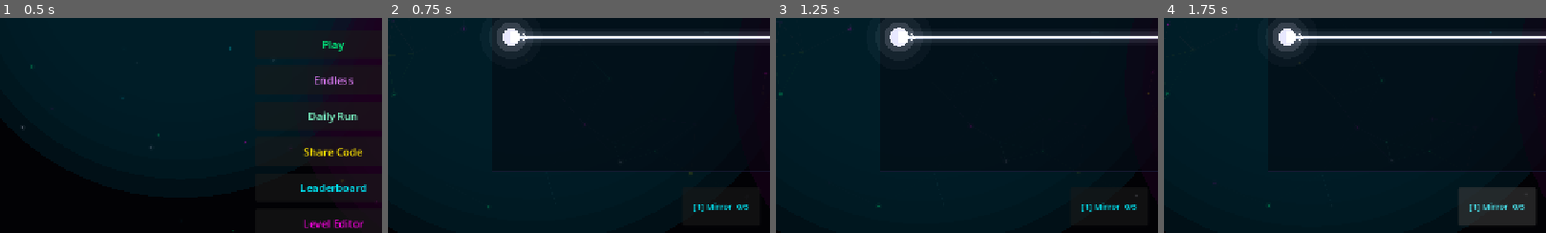
Above: before the commit, frames 1-4 (left to right).
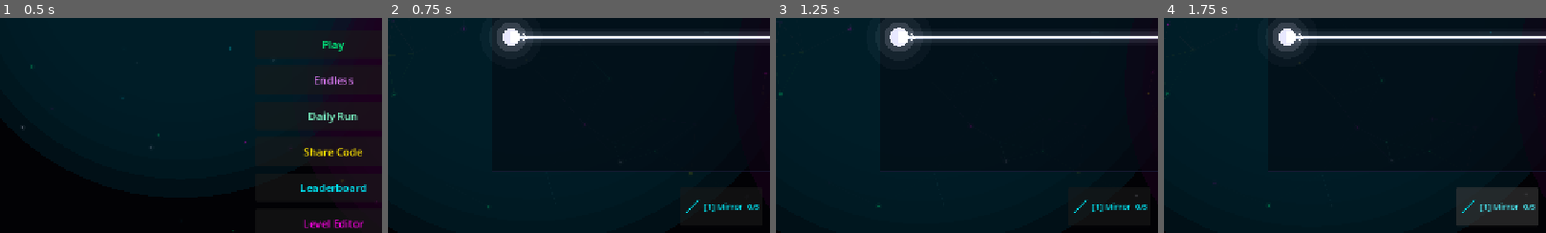
Above: after the commit, the same moments.

Repository: TheIanM/lumatical
Game: Godot game, scene res://scenes/MainMenu.tscn
The game is run twice, just before and just after one commit, with the same random seed, the same clock (stepped at 60 frames per second) and the same inputs.
Inputs:
- Up to frame 1 (0.5 s): no input
- Up to frame 2 (0.75 s): click "Daily Run" at 0.5 s
- Up to frame 3 (1.25 s): no input
- Up to frame 4 (1.75 s): click "[1] Mirror 0/5" at 1.25 s
The pictures show only the part of the screen within x 6-56%, y 50-100%; the shares and areas given below are measured in that part.

Frame 1 is identical in both runs. In frame 2, 0.5% of the frame differs, in the area x 77-98%, y 84-91%; in frame 3, 0.5%; in frame 4, 0.5%, in the area x 76-98%, y 78-97%.

Commit message:
Add vector tool icons for UI buttons
Created ToolIcons — a reusable system for generating programmatic
vector icons for every game element. Icons are drawn pixel-by-pixel
onto 32×32 ImageTextures using the same visual language as the grid
elements.

Icon shapes (matching their grid rendering):
- Mirror: diagonal line (/)
- Prism: triangle outline with fill
- Filter: vertical rectangle (slab)
- Splitter: diamond outline
- Lens: double-arc (convex shape)
- Refractor: square outline with CW arrow
- Teleporter: concentric rings
- Source: filled circle
- Target: ring with center dot
- Blocker: dark square
- Shadow block: hexagon
- Chromatic shade: ring with tinted fill
- Null emitter: dark circle with dark ring

Wired into both game and roguelike toolbelt buttons — each tool button
now shows its vector icon alongside the name and count.

All icons use the same neon palette colors as the grid elements, so
the visual language is consistent between gameplay and UI.

Diff:
--- a/src/main.gd
+++ b/src/main.gd
@@ -632,6 +632,7 @@
 var _tool_buttons: Array = []
 
 const TOOL_NAMES := ["Mirror", "Prism", "Filter", "Splitter", "Lens", "Refractor", "Teleport"]
+const TOOL_TYPES := ["mirror", "prism", "filter", "splitter", "lens", "refractor", "teleporter"]
 const TOOL_COLORS := [
 	Color(0.0, 0.94, 1.0),   # Mirror — cyan
 	Color(1.0, 0.0, 0.9),    # Prism — magenta
@@ -745,6 +746,10 @@
 		btn.text = "[%d] %s" % [i + 1, TOOL_NAMES[i]]
 		btn.custom_minimum_size = Vector2(140, 56)
 		btn.add_theme_font_size_override("font_size", 16)
+		# Set vector icon
+		var icon_tex := ToolIcons.get_icon(TOOL_TYPES[i], TOOL_COLORS[i])
+		btn.icon = icon_tex
+		btn.icon_alignment = HORIZONTAL_ALIGNMENT_LEFT
 		btn.pressed.connect(_on_toolbelt_button.bind(i))
 		_toolbelt.add_child(btn)
 		_tool_buttons.append(btn)
--- a/src/roguelike.gd
+++ b/src/roguelike.gd
@@ -399,11 +399,13 @@
 	# Only show tools the player has in inventory
 	for i in range(TOOL_KEYS.size()):
 		var ttype: String = TOOL_KEYS[i]
-		var count: int = _inventory.get(ttype, 0)
 		var btn := Button.new()
 		btn.text = "[%d] %s" % [i + 1, TOOL_NAMES[i]]
 		btn.custom_minimum_size = Vector2(130, 56)
 		btn.add_theme_font_size_override("font_size", 14)
+		var icon_tex := ToolIcons.get_icon(ttype, TOOL_COLORS[i])
+		btn.icon = icon_tex
+		btn.icon_alignment = HORIZONTAL_ALIGNMENT_LEFT
 		btn.pressed.connect(_on_toolbelt_button.bind(i))
 		_toolbelt.add_child(btn)
 		_tool_buttons.append({"btn": btn, "type": ttype})
--- /dev/null
+++ b/src/tool_icons.gd
@@ -0,0 +1,224 @@
+class_name ToolIcons
+extends RefCounted
+
+## Vector-drawn tool icons for the UI.
+##
+## Each icon is drawn programmatically onto a small ImageTexture, so they
+## scale crisply at any resolution. Used by the toolbelt buttons and editor
+## palette to show a visual symbol alongside the tool name.
+
+const ICON_SIZE := 32
+
+## Generate an ImageTexture for the given tool type.
+static func get_icon(tool_type: String, color: Color) -> ImageTexture:
+	var img := Image.create(ICON_SIZE, ICON_SIZE, false, Image.FORMAT_RGBA8)
+	img.fill(Color(0, 0, 0, 0))
+
+	var center := Vector2(ICON_SIZE / 2.0, ICON_SIZE / 2.0)
+	var s := ICON_SIZE * 0.32
+
+	match tool_type:
+		"mirror":
+			_draw_line(img, center + Vector2(-s, s), center + Vector2(s, -s), color, 2.5)
+		"prism":
+			_draw_triangle(img, center, s, color)
+		"filter":
+			_draw_rect(img, center, s * 0.5, s * 1.6, color, true, 0.3)
+			_draw_rect(img, center, s * 0.5, s * 1.6, color, false, 1.5)
+		"splitter":
+			_draw_diamond(img, center, s, color)
+		"lens":
+			_draw_lens(img, center, s, color)
+		"refractor":
+			_draw_refractor(img, center, s, color)
+		"teleporter":
+			_draw_teleporter(img, center, s, color)
+		"source":
+			_draw_circle_filled(img, center, s * 0.6, color)
+		"target":
+			_draw_circle_outline(img, center, s * 0.8, color, 2.0)
+			_draw_circle_filled(img, center, s * 0.3, color)
+		"blocker":
+			_draw_square_filled(img, center, s * 1.2, Color(0.3, 0.3, 0.35))
+		"shadow_block":
+			_draw_hexagon(img, center, s, color)
+		"chromatic_shade":
+			_draw_circle_outline(img, center, s * 0.8, color, 2.0)
+			_draw_circle_filled(img, center, s * 0.5, Color(color.r, color.g, color.b, 0.3))
+		"null_emitter":
+			_draw_circle_filled(img, center, s * 0.5, Color(0.1, 0.0, 0.15))
+			_draw_circle_outline(img, center, s * 0.8, Color(0.3, 0.0, 0.4), 1.5)
+
+	return ImageTexture.create_from_image(img)
+
+
+# ── Drawing Primitives ─────────────────────────────────────────────────────────
+
+static func _set_pixel(img: Image, x: int, y: int, col: Color) -> void:
+	if x >= 0 and x < ICON_SIZE and y >= 0 and y < ICON_SIZE:
+		img.set_pixel(x, y, col)
+
+
+static func _blend_pixel(img: Image, x: float, y: float, col: Color, thickness: float) -> void:
+	var r := thickness * 0.5
+	for dx in range(-ceili(r), ceili(r) + 1):
+		for dy in range(-ceili(r), ceili(r) + 1):
+			if dx * dx + dy * dy <= r * r:
+				var px := int(x) + dx
+				var py := int(y) + dy
+				if px >= 0 and px < ICON_SIZE and py >= 0 and py < ICON_SIZE:
+					var existing: Color = img.get_pixel(px, py)
+					var blended := Color(
+						lerp(existing.r, col.r, col.a),
+						lerp(existing.g, col.g, col.a),
+						lerp(existing.b, col.b, col.a),
+						maxf(existing.a, col.a)
+					)
+					img.set_pixel(px, py, blended)
+
+
+static func _draw_line(img: Image, p1: Vector2, p2: Vector2, col: Color, thickness: float) -> void:
+	var dx := p2.x - p1.x
+	var dy := p2.y - p1.y
+	var steps := maxi(ceili(abs(dx)), ceili(abs(dy))) * 2
+	if steps == 0:
+		_blend_pixel(img, p1.x, p1.y, col, thickness)
+		return
+	for i in range(steps + 1):
+		var t := float(i) / steps
+		var x := p1.x + dx * t
+		var y := p1.y + dy * t
+		_blend_pixel(img, x, y, col, thickness)
+
+
+static func _draw_triangle(img: Image, center: Vector2, s: float, col: Color) -> void:
+	var pts := [
+		center + Vector2(0, -s),
+		center + Vector2(-s * 0.85, s * 0.6),
+		center + Vector2(s * 0.85, s * 0.6),
+	]
+	for i in range(3):
+		_draw_line(img, pts[i], pts[(i + 1) % 3], col, 2.0)
+	# Fill
+	_fill_polygon(img, pts, Color(col.r, col.g, col.b, 0.25))
+
+
+static func _draw_diamond(img: Image, center: Vector2, s: float, col: Color) -> void:
+	var pts := [
+		center + Vector2(0, -s),
+		center + Vector2(s, 0),
+		center + Vector2(0, s),
+		center + Vector2(-s, 0),
+	]
+	for i in range(4):
+		_draw_line(img, pts[i], pts[(i + 1) % 4], col, 2.0)
+	_fill_polygon(img, pts, Color(col.r, col.g, col.b, 0.2))
+
+
+static func _draw_lens(img: Image, center: Vector2, s: float, col: Color) -> void:
+	# Two arcs approximated as circles offset horizontally
+	var r := s * 0.9
+	_draw_arc_pts(img, center + Vector2(-s * 0.2, 0), r, col, 2.0, -PI / 2, PI / 2)
+	_draw_arc_pts(img, center + Vector2(s * 0.2, 0), r, col, 2.0, PI / 2, PI * 1.5)
+
+
+static func _draw_refractor(img: Image, center: Vector2, s: float, col: Color) -> void:
+	# Square outline with a curved arrow
+	var pts := [
+		center + Vector2(-s, -s), center + Vector2(s, -s),
+		center + Vector2(s, s), center + Vector2(-s, s),
+	]
+	for i in range(4):
+		_draw_line(img, pts[i], pts[(i + 1) % 4], col, 2.0)
+	# CW arrow arc
+	_draw_arc_pts(img, center, s * 0.4, col, 1.5, -PI / 2, PI)
+
+
+static func _draw_teleporter(img: Image, center: Vector2, s: float, col: Color) -> void:
+	_draw_circle_outline(img, center, s * 0.8, col, 2.0)
+	_draw_circle_outline(img, center, s * 0.45, Color(col.r, col.g, col.b, 0.5), 1.5)
+
+
+static func _draw_rect(img: Image, center: Vector2, hw: float, hh: float, col: Color, filled: bool, thickness: float) -> void:
+	var p1 := center + Vector2(-hw, -hh)
+	var p2 := center + Vector2(hw, -hh)
+	var p3 := center + Vector2(hw, hh)
+	var p4 := center + Vector2(-hw, hh)
+	if filled:
+		for y in range(int(p1.y), int(p3.y) + 1):
+			for x in range(int(p1.x), int(p2.x) + 1):
+				_blend_pixel(img, x, y, col, 1.0)
+	else:
+		_draw_line(img, p1, p2, col, thickness)
+		_draw_line(img, p2, p3, col, thickness)
+		_draw_line(img, p3, p4, col, thickness)
+		_draw_line(img, p4, p1, col, thickness)
+
+
+static func _draw_circle_filled(img: Image, center: Vector2, r: float, col: Color) -> void:
+	var ri := ceili(r)
+	for dy in range(-ri, ri + 1):
+		for dx in range(-ri, ri + 1):
+			if dx * dx + dy * dy <= r * r:
+				_blend_pixel(img, center.x + dx, center.y + dy, col, 1.0)
+
+
+static func _draw_circle_outline(img: Image, center: Vector2, r: float, col: Color, thickness: float) -> void:
+	_draw_arc_pts(img, center, r, col, thickness, 0, TAU)
+
+
+static func _draw_arc_pts(img: Image, center: Vector2, r: float, col: Color, thickness: float, start: float, end: float) -> void:
+	var steps := maxi(ceili(abs(end - start) * r), 8)
+	for i in range(steps + 1):
+		var t := float(i) / steps
+		var angle := start + (end - start) * t
+		var x := center.x + cos(angle) * r
+		var y := center.y + sin(angle) * r
+		_blend_pixel(img, x, y, col, thickness)
+
+
+static func _draw_hexagon(img: Image, center: Vector2, s: float, col: Color) -> void:
+	var pts: Array = []
+	for i in range(6):
+		var angle := TAU * i / 6.0 - PI / 2.0
+		pts.append(center + Vector2(cos(angle), sin(angle)) * s)
+	for i in range(6):
+		_draw_line(img, pts[i], pts[(i + 1) % 6], col, 2.0)
+	_fill_polygon(img, pts, Color(col.r, col.g, col.b, 0.3))
+
+
+static func _draw_square_filled(img: Image, center: Vector2, s: float, col: Color) -> void:
+	var hx := s * 0.5
+	var hy := s * 0.5
+	for dy in range(int(-hy), int(hy) + 1):
+		for dx in range(int(-hx), int(hx) + 1):
+			_blend_pixel(img, center.x + dx, center.y + dy, col, 1.0)
+
+
+static func _fill_polygon(img: Image, pts: Array, col: Color) -> void:
+	# Scanline fill — find min/max Y
+	var min_y := ICON_SIZE
+	var max_y := 0
+	for p in pts:
+		min_y = mini(min_y, int(p.y))
+		max_y = maxi(max_y, int(p.y))
+	min_y = maxi(min_y, 0)
+	max_y = mini(max_y, ICON_SIZE - 1)
+	for y in range(min_y, max_y + 1):
+		# Find intersections with polygon edges
+		var xs: Array = []
+		for i in range(pts.size()):
+			var p1: Vector2 = pts[i]
+			var p2: Vector2 = pts[(i + 1) % pts.size()]
+			if (p1.y <= y and p2.y > y) or (p2.y <= y and p1.y > y):
+				var t := float(y - p1.y) / float(p2.y - p1.y)
+				var x := p1.x + (p2.x - p1.x) * t
+				xs.append(x)
+		xs.sort()
+		var i := 0
+		while i + 1 < xs.size():
+			var x1: float = xs[i]
+			var x2: float = xs[i + 1]
+			for x in range(maxi(int(x1), 0), mini(int(x2) + 1, ICON_SIZE)):
+				_blend_pixel(img, x, y, col, 1.0)
+			i += 2
Not shown, added: src/tool_icons.gd.uid
